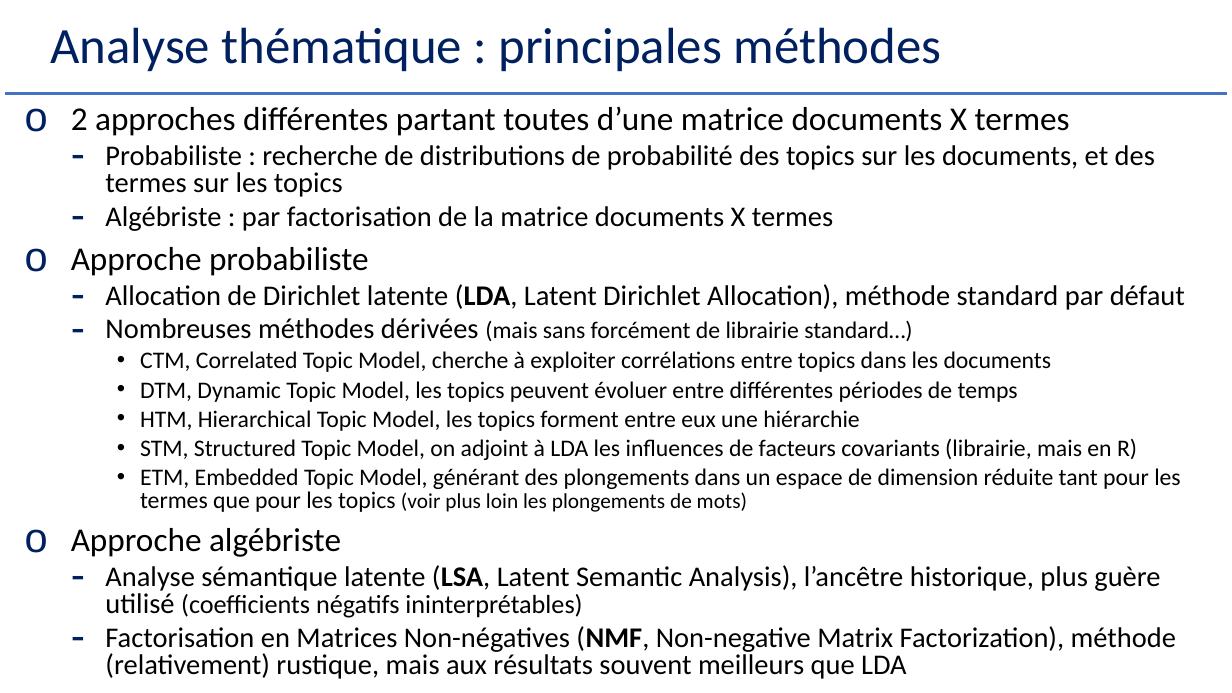
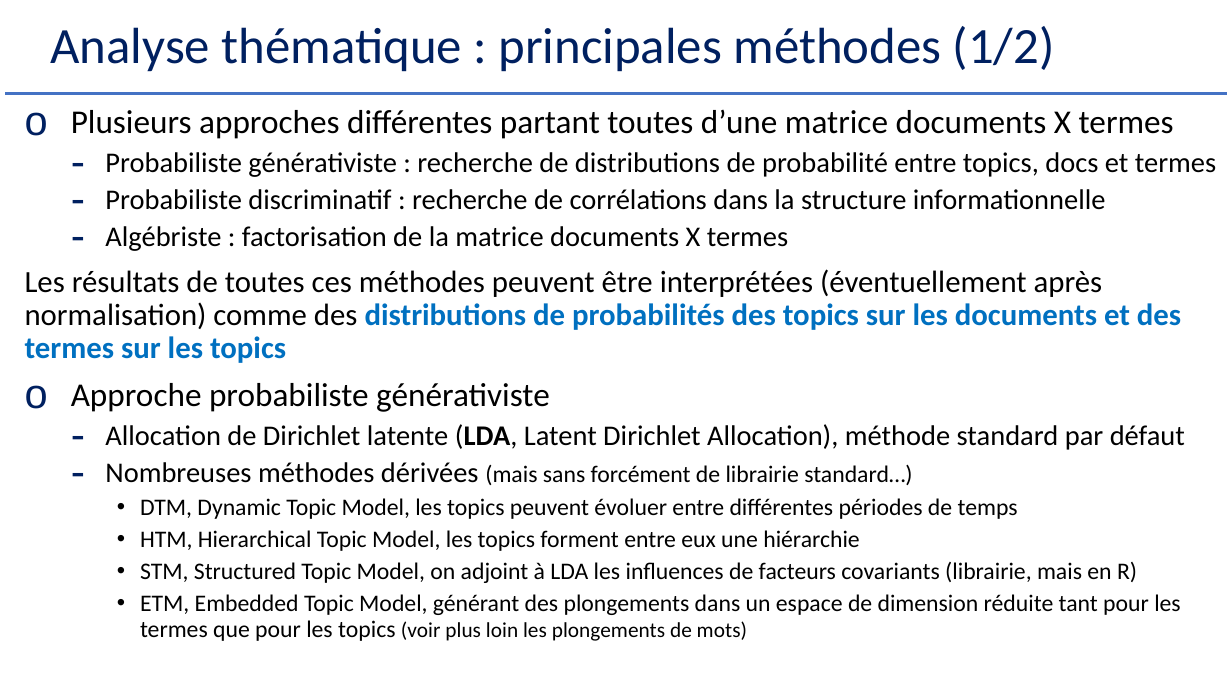
Before and after one commit to Herve-Guerin/cours-NLP-Gustave-Eiffel, a slide deck: slide 89 of Slides/NLP et Analyse Textuelle V2 - 1.pptx (slide 88 before the commit). Drawn at 1232x693 pixels with LibreOffice and Linux fonts; fonts in the diff are those of the drawing. Boxes give left, top, right and bottom in pixels: in the first picture for what was removed or moved away, otherwise in the second. Text is boxed around its words. In the diff, an @@ line names an element or a change of style, - is before the commit and + after.

```diff
--- a/Slides/NLP et Analyse Textuelle V2 - 1.pptx
+++ b/Slides/NLP et Analyse Textuelle V2 - 1.pptx
@@ title at (51,26,1055,72): text changed @@
-Analyse thématique : principales méthodes
+Analyse thématique : principales méthodes (1/2)
@@ text at (25,110,1216,412): text changed @@
-o 2 approches différentes partant toutes d’une matrice documents X termes
-  – Probabiliste : recherche de distributions de probabilité des topics sur les documents, et des termes sur les topics
-  – Algébriste : par factorisation de la matrice documents X termes
-o Approche probabiliste
+o Plusieurs approches différentes partant toutes d’une matrice documents X termes
+  – Probabiliste générativiste : recherche de distributions de probabilité entre topics, docs et termes
+  – Probabiliste discriminatif : recherche de corrélations dans la structure informationnelle
+  – Algébriste : factorisation de la matrice documents X termes
+Les résultats de toutes ces méthodes peuvent être interprétées (éventuellement après normalisation) comme des distributions de probabilités des topics sur les documents et des termes sur les topics
+o Approche probabiliste générativiste
@@ text at (140,351,1052,372): paragraph removed @@
-    • CTM, Correlated Topic Model, cherche à exploiter corrélations entre topics dans les documents
@@ text at (105,424,1185,641): line spacing 0.8 to 0.9 @@
@@ text at (71,528,1176,679): paragraphs removed @@
-o Approche algébriste
-  – Analyse sémantique latente (LSA, Latent Semantic Analysis), l’ancêtre historique, plus guère utilisé (coefficients négatifs ininterprétables)
-  – Factorisation en Matrices Non-négatives (NMF, Non-negative Matrix Factorization), méthode (relativement) rustique, mais aux résultats souvent meilleurs que LDA
```
Also in this commit, not shown: 35 other slides changed, 2 slides added, 2 other files.
